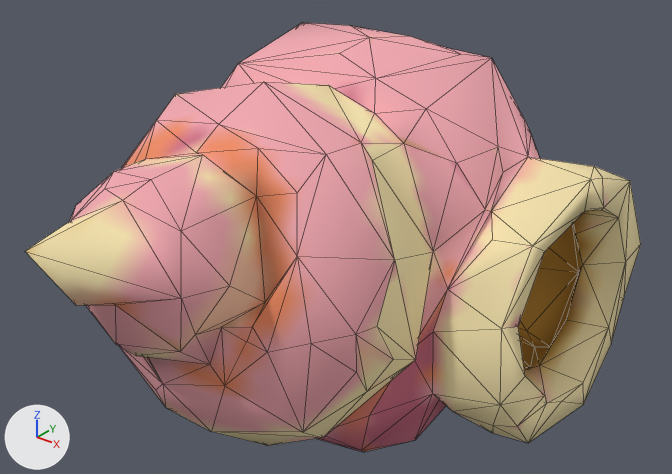
Before and after pictures for a commit that changed the glTF model public/models/shell.glb.
Both versions are drawn from a 50 mm camera at (0.898, -1.048, 0.684) aimed at (0.032, 0.034, 0.014). The axes (+X, +Y, +Z) are drawn at lower left. The lights are the same throughout. The older version comes first. Mesh edges are drawn as thin lines. Where no turn or scale is listed for an object, it has been applied to the vertices. Vertices at exactly the same position are counted once.

Names of what the first picture shows: 'tripo_node_23c60bd5-726f-4bb7-b259-8a8ea2d71e4d'.
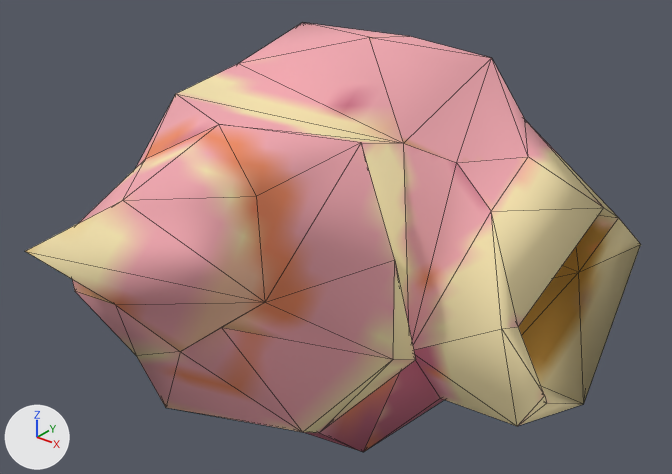
Where the newer file only moved an object's origin or applied its transform, the numbers keep the older frame.

Changed parts and their boxes [x1, y1, x2, y2] in the pictures (672 x 474 px):
part 1 of me_tripo_mesh_23c60bd5_726f_4bb7_b259_8a8ea2d71e4d, deleted: before [25, 23, 641, 452]

Diff of the bpy script that builds the scene:
```diff
--- a/public/models/shell.glb.py
+++ b/public/models/shell.glb.py
@@ me_tripo_mesh_23c60bd5_726f_4bb7_b259_8a8ea2d71e4d @@
 # used by ob_tripo_node_23c60bd5_726f_4bb7_b259_8a8ea2d71e4d; location = (0.0, 0.0, 0.0)
-me_tripo_mesh_23c60bd5_726f_4bb7_b259_8a8ea2d71e4d.from_pydata(...)  # 342 vertices, 680 faces; spans x -0.411..0.411, y -0.5..0.5, z -0.322..0.322
+me_tripo_mesh_23c60bd5_726f_4bb7_b259_8a8ea2d71e4d.from_pydata(...)  # 112 vertices, 220 faces; spans x -0.411..0.411, y -0.5..0.471, z -0.322..0.322
+# me_tripo_mesh_23c60bd5_726f_4bb7_b259_8a8ea2d71e4d part 1: 230 vertices removed from x -0.406..0.41, y -0.44..0.5, z -0.308..0.31
 me_tripo_mesh_23c60bd5_726f_4bb7_b259_8a8ea2d71e4d.materials.append(mat_tripo_material_23c60bd5_726f_4bb7_b259_8a8ea2d71e4d)
```
